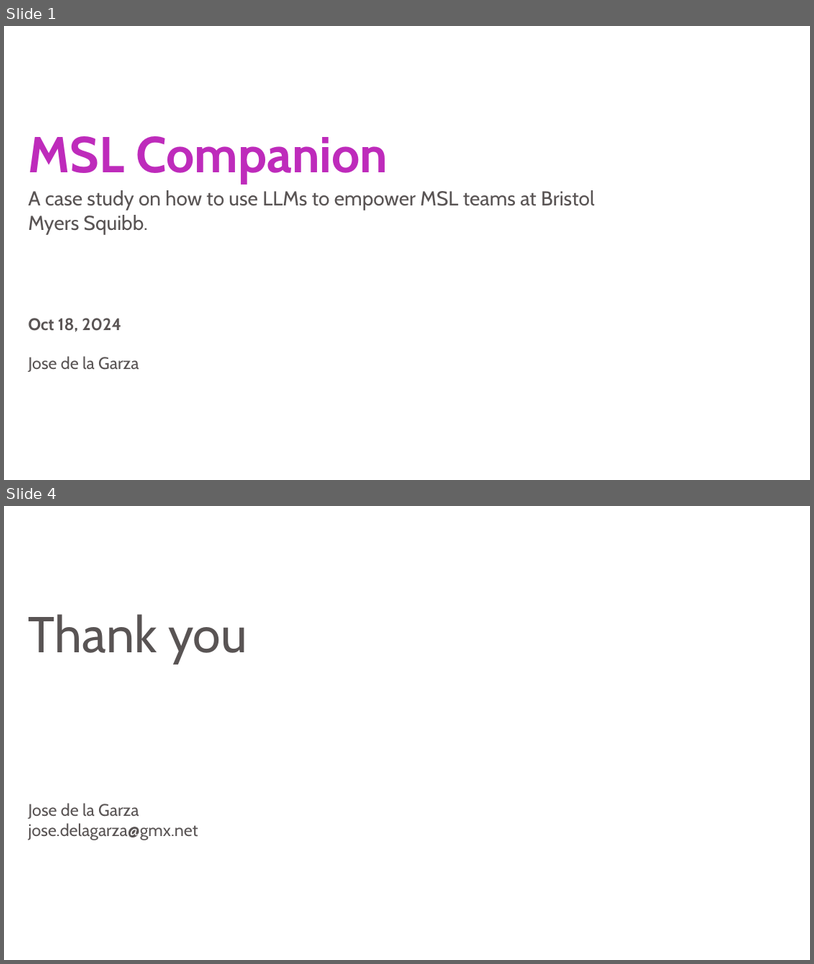
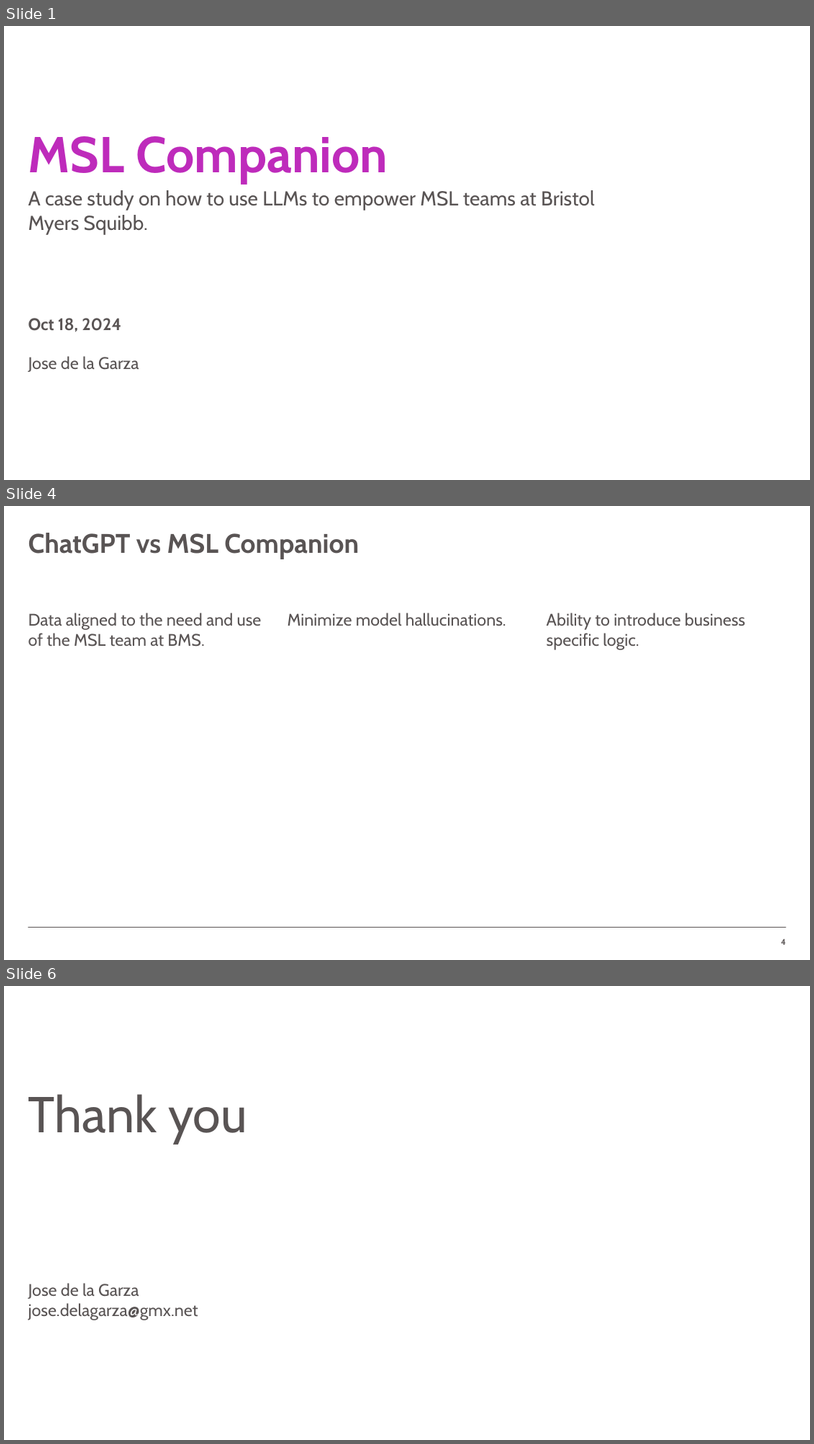
Before and after one commit to jcdlg/document-qa, a slide deck: ppt/msl-companion.pptx. Shown one above the other, each under a label of ours: slides 1 and 4 before the commit, slides 1, 4 and 6 after it; the slides between them are not shown. The pictures are 814x964 and 814x1444 pixels, drawn with LibreOffice and Linux fonts; fonts in the diff are those of the drawing; background and template pictures are left out. Boxes give left, top, right and bottom in pixels: in the first picture for what was removed or moved away, otherwise in the second. Text is boxed around its words. In the diff, an @@ line names an element or a change of style, - is before the commit and + after.

```diff
--- a/ppt/msl-companion.pptx
+++ b/ppt/msl-companion.pptx
@@ slide 4 added at box(4, 506, 810, 960), background #FFFFFF @@
@@ title added at box(28, 533, 359, 559), 32 pt, text #595454, bold @@
+ChatGPT vs MSL Companion
@@ text added at box(28, 613, 262, 646), 20 pt, text #595454 @@
+Data aligned to the need and use of the MSL team at BMS.
@@ text added at box(288, 613, 507, 626), 20 pt, text #595454 @@
+Minimize model hallucinations.
@@ text added at box(547, 613, 746, 650), 20 pt, text #595454 @@
+Ability to introduce business specific logic.
@@ line added from (28, 926) to (786, 926), #595454 0.5 pt @@
@@ page number added at box(782, 939, 787, 944), 10 pt, text #595454, bold @@
+4
@@ what was slide 4 is now slide 6 @@
```
Also in this commit, not shown: 2 slides changed, 1 other slide added, 3 other files.
